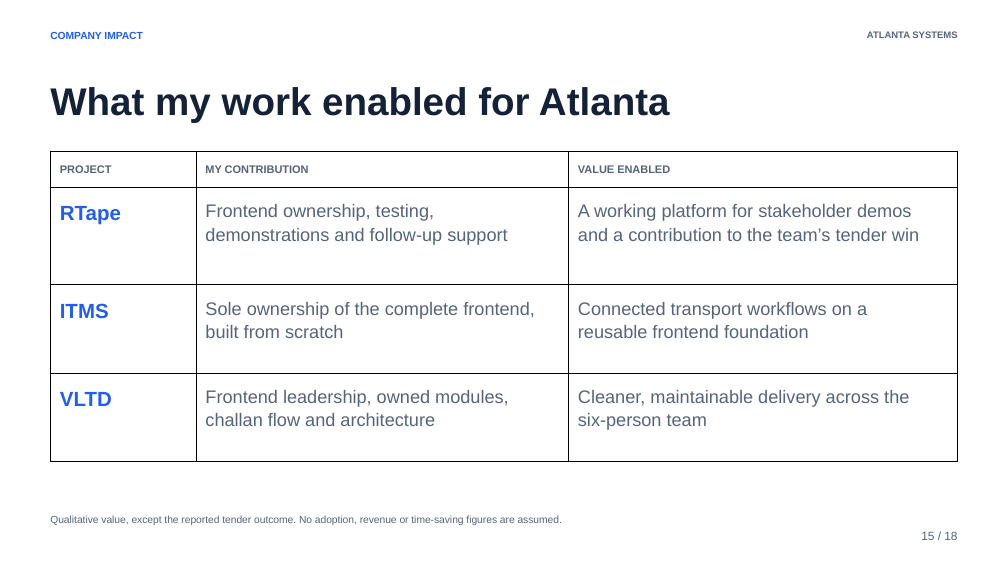
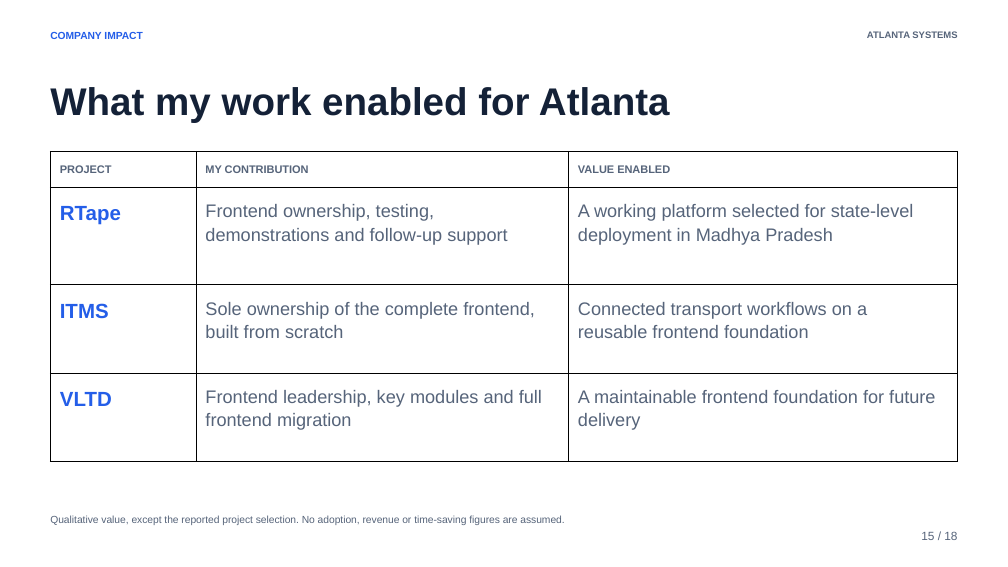
Before and after one commit to atlanta-manish/Atlanta-one-year-ppt, a slide deck: slide 15 of output/Atlanta-Year-One-Final-v3.pptx. Drawn at 1008x567 pixels with LibreOffice and Linux fonts; fonts in the diff are those of the drawing. Boxes give left, top, right and bottom in pixels: in the first picture for what was removed or moved away, otherwise in the second. Text is boxed around its words. In the diff, an @@ line names an element or a change of style, - is before the commit and + after.

```diff
--- a/output/Atlanta-Year-One-Final-v3.pptx
+++ b/output/Atlanta-Year-One-Final-v3.pptx
@@ table at <box>51,151,959,461</box> @@
-row 2, column 3: A working platform for stakeholder demos and a contribution to the team’s tender win
+row 2, column 3: A working platform selected for state-level deployment in Madhya Pradesh
-row 4, column 2: Frontend leadership, owned modules, challan flow and architecture
+row 4, column 2: Frontend leadership, key modules and full frontend migration
-row 4, column 3: Cleaner, maintainable delivery across the six-person team
+row 4, column 3: A maintainable frontend foundation for future delivery
@@ text at <box>50,515,564,525</box>: text changed @@
-Qualitative value, except the reported tender outcome. No adoption, revenue or time-saving figures are assumed.
+Qualitative value, except the reported project selection. No adoption, revenue or time-saving figures are assumed.
```
Also in this commit, not shown: 5 other slides changed, 6 other files.
